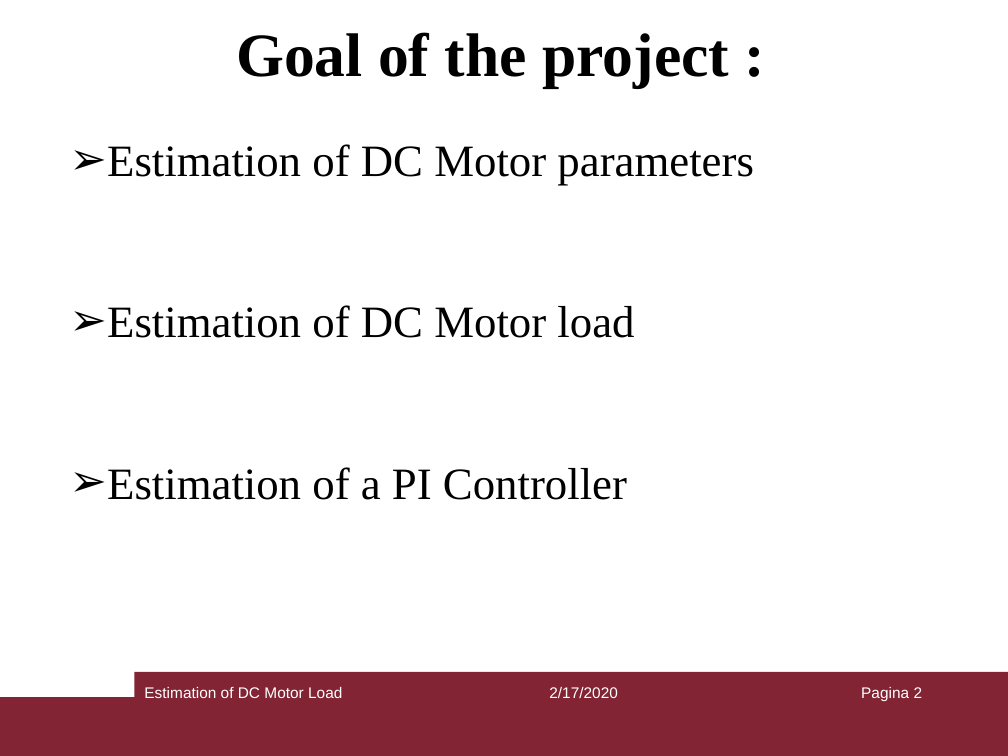
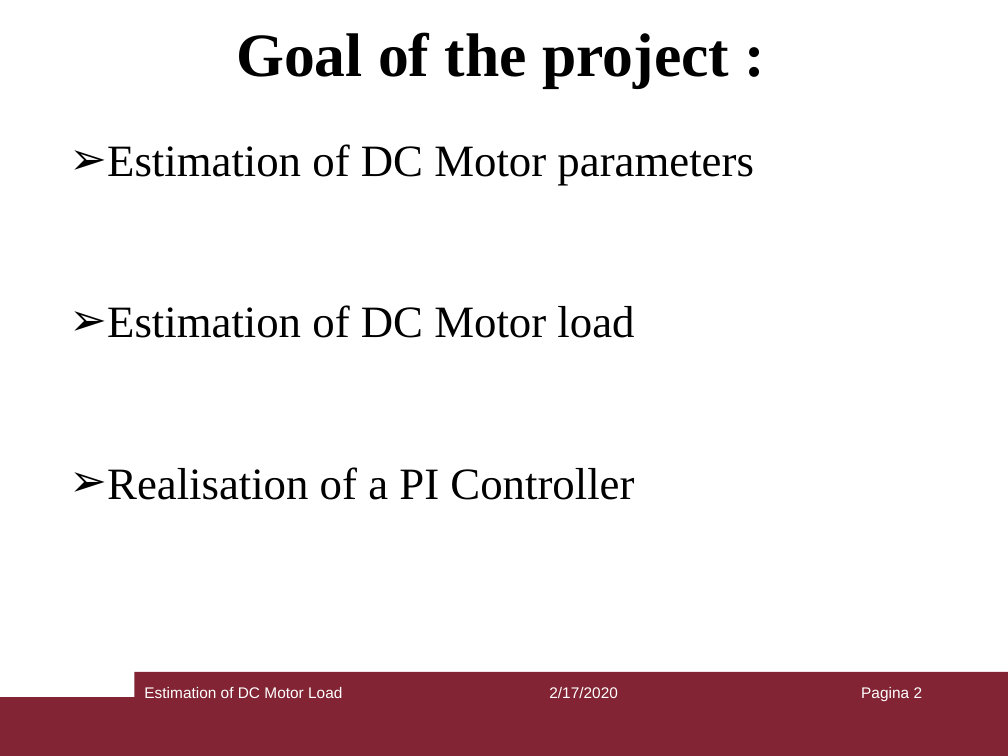
Before and after one commit to MarMen1713013/DCS_private, a slide deck: slide 2 of Matlab/presentazione.pptx. Drawn at 1008x756 pixels with LibreOffice and Linux fonts; fonts in the diff are those of the drawing. Boxes give left, top, right and bottom in pixels: in the first picture for what was removed or moved away, otherwise in the second. Text is boxed around its words. In the diff, an @@ line names an element or a change of style, - is before the commit and + after.

```diff
--- a/Matlab/presentazione.pptx
+++ b/Matlab/presentazione.pptx
@@ text at <box>107,467,634,500</box>: text changed @@
-➢ Estimation of a PI Controller
+➢ Realisation of a PI Controller
```
Also in this commit, not shown: 2 other slides changed, 3 slides added.
